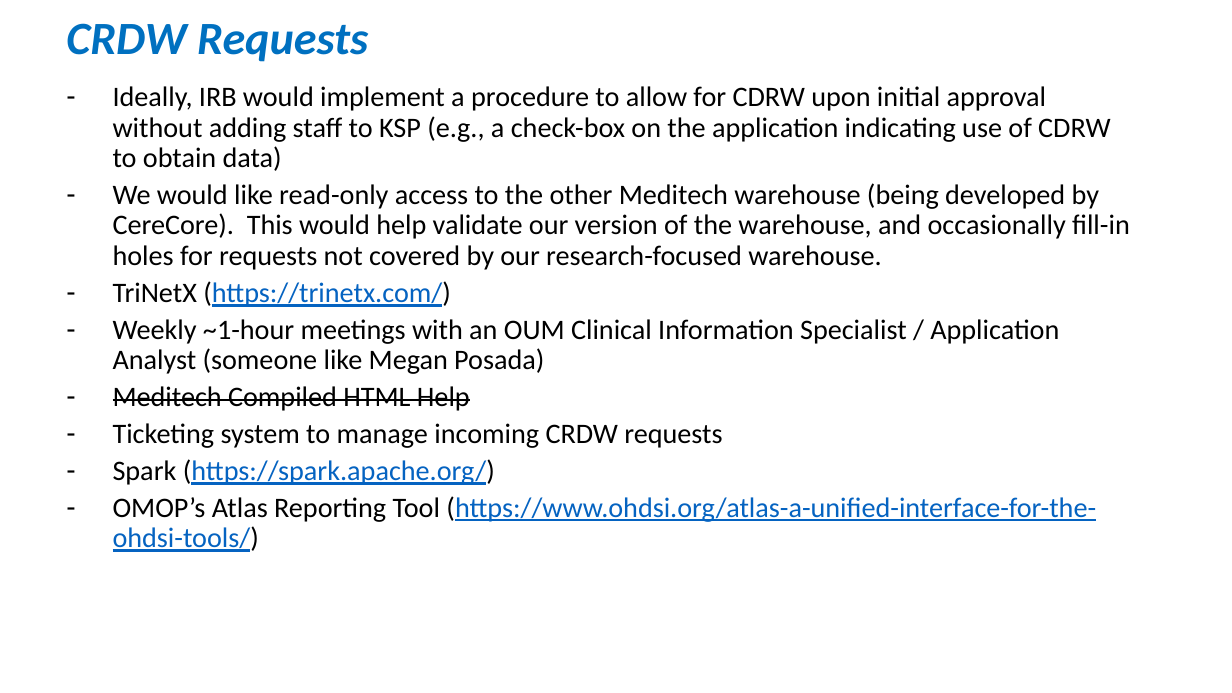
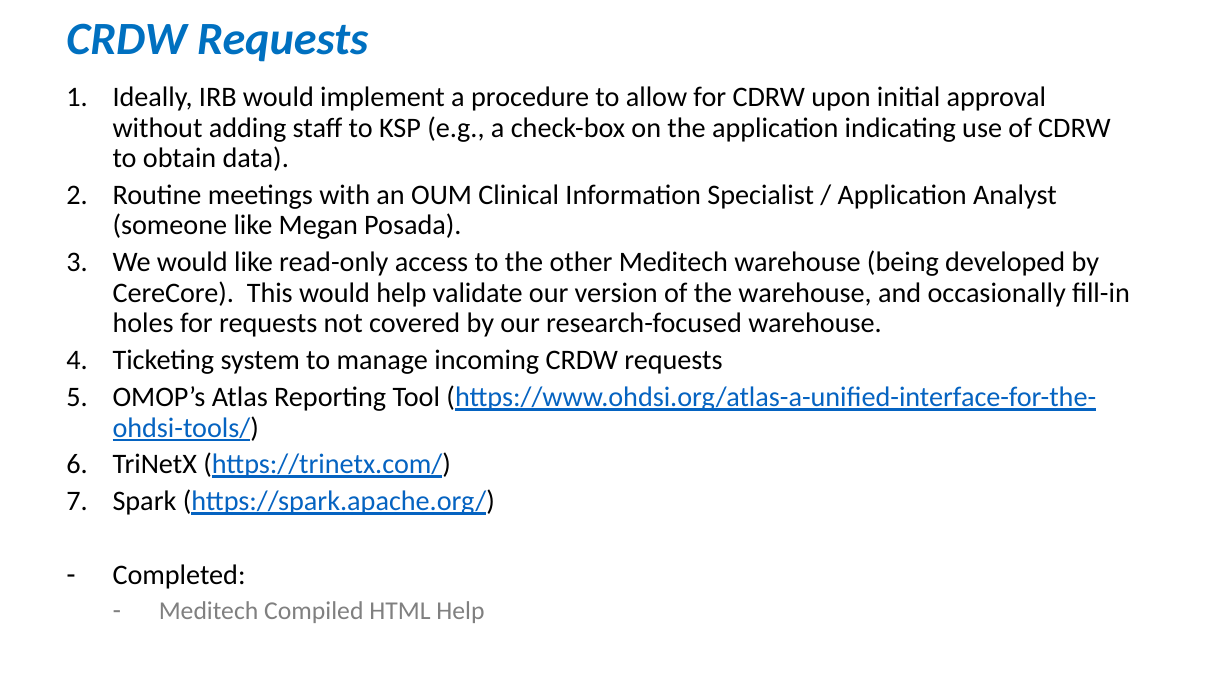
Before and after one commit to OuhscBbmc/prairie-outpost-public, a slide deck: slide 14 of publications/presentation-2021-10-governance/crdw-2021-10.pptx (slide 22 before the commit). Drawn at 1232x693 pixels with LibreOffice and Linux fonts; fonts in the diff are those of the drawing. Boxes give left, top, right and bottom in pixels: in the first picture for what was removed or moved away, otherwise in the second. Text is boxed around its words. In the diff, an @@ line names an element or a change of style, - is before the commit and + after.

Commit message:
updating slide deck

```diff
--- a/publications/presentation-2021-10-governance/crdw-2021-10.pptx
+++ b/publications/presentation-2021-10-governance/crdw-2021-10.pptx
@@ text at (x1=113, y1=86, x2=1110, y2=239): text changed @@
-  – Ideally, IRB would implement a procedure to allow for CDRW upon initial approval without adding staff to KSP (e.g., a check-box on the application indicating use of CDRW to obtain data)
+  1. Ideally, IRB would implement a procedure to allow for CDRW upon initial approval without adding staff to KSP (e.g., a check-box on the application indicating use of CDRW to obtain data).
+  2. Routine meetings with an OUM Clinical Information Specialist / Application Analyst (someone like Megan Posada).
@@ text at (x1=113, y1=250, x2=1130, y2=623): size 22 to 20 pt, text colour #000000 to #808080, strikethrough off in "Meditech Compiled HTML Help"; bullet - to 1.; list level 2 to 3 in "Meditech Compiled HTML Help" @@
@@ text at (x1=113, y1=349, x2=1096, y2=441): paragraphs added @@
+  4. Ticketing system to manage incoming CRDW requests
+  5. OMOP’s Atlas Reporting Tool (https://www.ohdsi.org/atlas-a-unified-interface-for-the-ohdsi-tools/)
@@ text at (x1=113, y1=423, x2=1096, y2=552): paragraphs removed @@
-  – Ticketing system to manage incoming CRDW requests
-  – Spark (https://spark.apache.org/)
-  – OMOP’s Atlas Reporting Tool (https://www.ohdsi.org/atlas-a-unified-interface-for-the-ohdsi-tools/)
@@ text at (x1=113, y1=489, x2=495, y2=589): text changed; text colour #000000 to #0563C1 @@
-  – Weekly ~1-hour meetings with an OUM Clinical Information Specialist / Application Analyst (someone like Megan Posada)
+  7. Spark (https://spark.apache.org/)
+  – Completed:
```
Also in this commit, not shown: 2 other slides changed.
